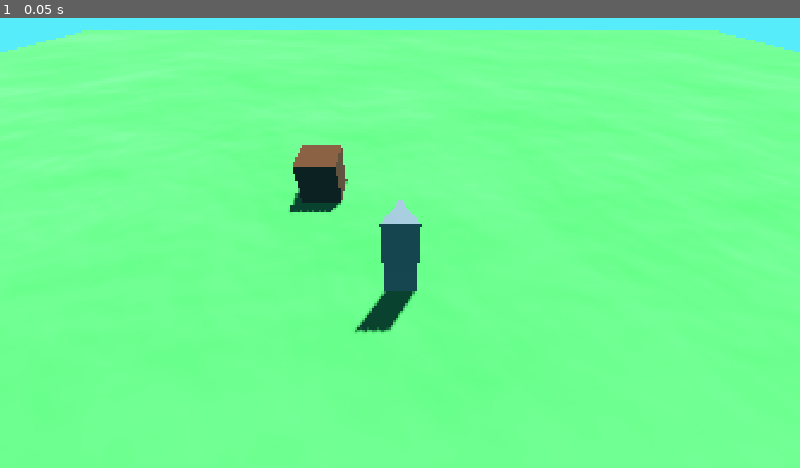
Above: before the commit, frame 1.
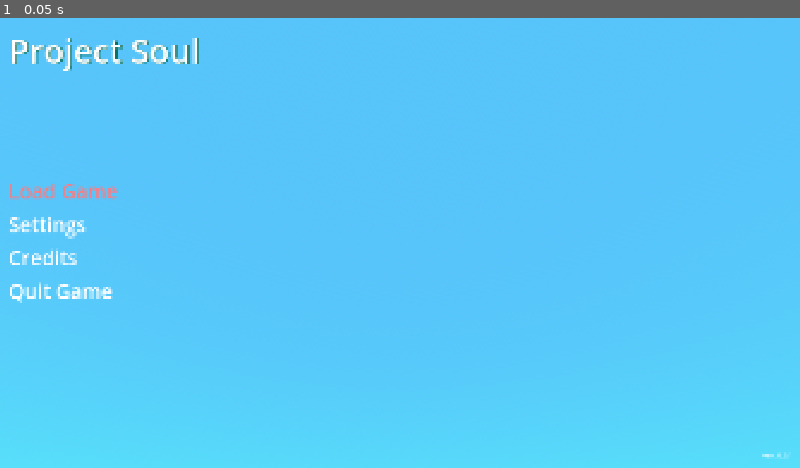
Above: after the commit, the same moment.

Repository: MaxFunk/DemoGodotTurnBasedRPG
Game: Godot game, scene res://System/Scenes/main_scene.tscn
The game is run twice, just before and just after one commit, with the same random seed, the same clock (stepped at 60 frames per second) and the same inputs.
Inputs:
- Up to frame 1 (0.05 s): no input

The runs differ from the first frame. In frame 1, 100% of the frame differs, in the area x 0-100%, y 0-100%.

Commit message:
TitelScreen and Savefiles and Models

Diff:
--- a/GameObjects/General/model_3d.gd
+++ b/GameObjects/General/model_3d.gd
@@ -1,2 +1,46 @@
 class_name Model3D
 extends Node3D
+
+var anim_player: AnimationPlayer;
+#var is_in_battle: bool = false;
+
+var current_anim: StringName;
+var current_speed: float = 1.0;
+
+
+func _ready() -> void:
+	for child in get_children(true):
+		if child is AnimationPlayer:
+			anim_player = child as AnimationPlayer;
+			anim_player.playback_default_blend_time = 0.2; #TODO
+			anim_player.animation_finished.connect(on_anim_finished);
+	return
+
+
+func play_animation(anim_name: String, with_capture: bool = false, speed_scale: float = 1.0) -> bool:
+	if anim_player == null:
+		return false
+
+	if anim_name == current_anim:
+		if is_equal_approx(current_speed, speed_scale):
+			return true
+		else:
+			anim_player.play(anim_name, -1.0, speed_scale);
+			return true
+	#current_animation_position
+
+	if anim_player.has_animation(anim_name):
+		current_anim = anim_name;
+		current_speed = speed_scale;
+
+		if with_capture:
+			anim_player.play_with_capture(anim_name, -1.0, -1.0, speed_scale);
+		else:
+			anim_player.play(anim_name, -1.0, speed_scale);
+		return true
+	return false
+
+
+func on_anim_finished(_anim_name: StringName) -> void:
+	play_animation("Idle", true);
+	return
--- /dev/null
+++ b/GameObjects/NPCs/npc_generic.gd
@@ -0,0 +1,13 @@
+extends StaticBody3D
+
+@onready var model_3d := $ModelNPC as Model3D;
+
+
+func _ready() -> void:
+	model_3d.play_animation("IdleStanding");
+	return
+
+
+func _on_interaction_component_interaction() -> void:
+	print("TODO: TEXTBOX");
+	return
--- /dev/null
+++ b/GameObjects/NPCs/npc_generic.tscn
@@ -0,0 +1,28 @@
+[gd_scene load_steps=5 format=3 uid="uid://c0vqb1ed8wih7"]
+
+[ext_resource type="PackedScene" uid="uid://dd8q5fg3b203r" path="res://Resources/Models/NPCs/char_base.glb" id="1_iw348"]
+[ext_resource type="Script" uid="uid://dh7eeod6cqxwn" path="res://GameObjects/NPCs/npc_generic.gd" id="1_j16xx"]
+[ext_resource type="PackedScene" uid="uid://ckxw05aoy0304" path="res://GameObjects/Interactables/interaction_component.tscn" id="3_jl5x1"]
+
+[sub_resource type="CylinderShape3D" id="CylinderShape3D_j16xx"]
+
+[node name="NPCGeneric" type="StaticBody3D"]
+collision_layer = 512
+collision_mask = 775
+script = ExtResource("1_j16xx")
+
+[node name="ModelNPC" parent="." instance=ExtResource("1_iw348")]
+
+[node name="CollisionShape3D" type="CollisionShape3D" parent="."]
+transform = Transform3D(1, 0, 0, 0, 1, 0, 0, 0, 1, 0, 1, 0)
+shape = SubResource("CylinderShape3D_j16xx")
+debug_fill = false
+
+[node name="InteractionComponent" parent="." instance=ExtResource("3_jl5x1")]
+
+[node name="CollisionShape3D" type="CollisionShape3D" parent="InteractionComponent"]
+transform = Transform3D(1, 0, 0, 0, 1, 0, 0, 0, 1, 0, 1, 0)
+shape = SubResource("CylinderShape3D_j16xx")
+debug_fill = false
+
+[connection signal="interaction" from="InteractionComponent" to="." method="_on_interaction_component_interaction"]
--- a/GameObjects/Player/player_character.gd
+++ b/GameObjects/Player/player_character.gd
@@ -6,8 +6,8 @@
 @onready var player_cam := $CameraPivot/SpringArm/PlayerCam as Camera3D;
 @onready var interact_cast := $RayCastInteract as RayCast3D;
 
-const move_speed: float = 250.0;
-const jump_strength: float = 400.0;
+const move_speed: float = 150.0;
+const jump_strength: float = 320.0;
 
 var model_3d: Model3D;
 
@@ -16,6 +16,7 @@
 
 
 func _ready() -> void:
+	load_hero_model(0);
 	set_process_input(true);
 	return
 
@@ -23,6 +24,10 @@
 func _input(event: InputEvent) -> void:
 	if event.is_action_pressed("Btn_Y") and event.is_pressed():
 		check_interaction();
+
+	if event.is_action_pressed("Btn_X"):
+		print("TODO: MENU");
+		SaveFileManager.save_to_file(0);
 	return
 
 
@@ -35,7 +40,7 @@
 	if Input.is_action_just_pressed("ZR"):
 		is_running = !is_running;
 
-	if Input.is_action_just_pressed("Btn_B") and !is_jumping:
+	if Input.is_action_just_pressed("Btn_B") and is_on_floor():
 		velocity.y += jump_strength * delta;
 		is_jumping = true;
 
@@ -45,7 +50,7 @@
 	spring_arm.rotation.x = clampf(spring_arm.rotation.x, -1.0472, 0.523599);
 
 	var move_input := Input.get_vector("L_Stick_Left", "L_Stick_Right", "L_Stick_Up", "L_Stick_Down");
-	var multiplier: float = (2.0 if is_running else 1.0) * (0.33 if is_jumping else 1.0);
+	var multiplier: float = (2.5 if is_running else 1.0) * (0.33 if is_jumping else 1.0);
 	var movement_dir := camera_pivot.transform.basis * Vector3(move_input.x, 0, move_input.y);
 	velocity.x = movement_dir.x * move_speed * delta * multiplier;
 	velocity.z = movement_dir.z * move_speed * delta * multiplier;
@@ -54,12 +59,20 @@
 		look_at(global_position + movement_dir);
 	move_and_slide();
 
+	if is_zero_approx(velocity.x) and is_zero_approx(velocity.z):
+		model_3d.play_animation("Idle", true);
+	else:
+		var input_speed: float = snappedf(move_input.length(), 0.01);
+		if is_running:
+			model_3d.play_animation("Run", true, 2.0 * input_speed);
+		else:
+			model_3d.play_animation("Walk", true, 1.7 * input_speed);
+
 	if is_on_floor():
 		is_jumping = false;
 
 	camera_pivot.global_position = global_position + Vector3.UP;
 	return
-
 
 
 func check_interaction() -> void:
@@ -71,3 +84,10 @@
 		if collider is InteractionComponent:
 			(collider as InteractionComponent).emit_interaction();
 	return
+
+
+func load_hero_model(model_id: int) -> void:
+	var packed_model: PackedScene = ResourceManager.get_hero_model(model_id);
+	model_3d = packed_model.instantiate() as Model3D;
+	add_child(model_3d);
+	return
--- a/GameObjects/Player/player_character.tscn
+++ b/GameObjects/Player/player_character.tscn
@@ -6,20 +6,14 @@
 radius = 0.3
 height = 1.7
 
-[sub_resource type="PrismMesh" id="PrismMesh_5461q"]
-size = Vector3(0.6, 0.6, 1.7)
-
 [node name="PlayerCharacter" type="CharacterBody3D"]
+collision_layer = 256
+collision_mask = 1799
 script = ExtResource("1_8w0pj")
 
 [node name="CollisionShape3D" type="CollisionShape3D" parent="."]
 transform = Transform3D(1, 0, 0, 0, 1, 0, 0, 0, 1, 0, 0.85, 0)
 shape = SubResource("CapsuleShape3D_8w0pj")
-
-[node name="TempDirDisplay" type="MeshInstance3D" parent="CollisionShape3D"]
-transform = Transform3D(1, 0, 0, 0, -4.37114e-08, 1, 0, -1, -4.37114e-08, 0, 0, 0)
-mesh = SubResource("PrismMesh_5461q")
-skeleton = NodePath("../..")
 
 [node name="CameraPivot" type="Marker3D" parent="."]
 transform = Transform3D(1, 0, 0, 0, 1, 0, 0, 0, 1, 0, 1, 0)
--- a/System/Manager/game_data.gd
+++ b/System/Manager/game_data.gd
@@ -1,3 +1,26 @@
 extends Node
 
 var main_scene: MainScene;
+var cur_savefile_slot: int = -1;
+var game_running: bool = false;
+
+var world_scene_id: int = -1;
+var money: int = 0;
+var date_id: int = 0;
+var playtime: float = 0.0;
+
+
+func _process(delta):
+	if game_running:
+		playtime += delta;
+	return
+
+
+func game_instance_reset() -> void:
+	game_running = false;
+	cur_savefile_slot = -1;
+
+	money = 0;
+	date_id = 0;
+	playtime = 0.0;
+	return
--- a/System/Manager/resource_manager.gd
+++ b/System/Manager/resource_manager.gd
@@ -1 +1,8 @@
 extends Node
+
+
+func get_hero_model(id: int) -> PackedScene:
+	match id:
+		0: return preload("res://Resources/Models/Heros/hero_M.glb");
+		1: return preload("res://Resources/Models/Heros/hero_A.glb");
+		_: return preload("res://Resources/Models/Heros/hero_E.glb");
--- a/System/Manager/save_file_manager.gd
+++ b/System/Manager/save_file_manager.gd
@@ -1 +1,129 @@
 extends Node
+
+const user_dir: StringName = "user://"
+const file_dir: StringName = "user://savefiles";
+const filepath: StringName = "user://savefiles/savefile_";
+const filetype: StringName = ".save";
+const managerfile: StringName = "user://savefiles/manager.save";
+
+var manager_dict: Dictionary;
+
+
+func _ready() -> void:
+	var file := FileAccess.open(managerfile, FileAccess.READ);
+	if file == null:
+		create_manager_file();
+		file = FileAccess.open(managerfile, FileAccess.READ);
+	read_manager_file();
+	file.close();
+	return
+
+
+func create_manager_file() -> void:
+	# "{LocationID},{DateID},{PlaytimeInSeconds}"
+	var save_dict: Dictionary[String, Variant] = {
+		"slot_0": "999,0,10",
+		"slot_1": "",
+		"slot_2": "",
+		"slot_3": "",
+		"slot_4": "",
+		"slot_5": "",
+		"slot_6": "",
+		"slot_7": "",
+	};
+
+	var dir := DirAccess.open(user_dir);
+	dir.make_dir(file_dir);
+	var file = FileAccess.open(managerfile, FileAccess.WRITE);
+
+	var data = JSON.stringify(save_dict, "\t", false);
+	file.store_string(data);
+	file.close();
+	return
+
+
+func read_manager_file() -> void:
+	var file := FileAccess.open(managerfile, FileAccess.READ);
+	var content = file.get_as_text();
+	file.close();
+
+	var json: JSON = JSON.new();
+	var error = json.parse(content);
+	assert(error == OK, str("JSON Parse Error: ", json.get_error_message(), " in Line ", json.get_error_line()));
+
+	manager_dict = json.data as Dictionary;
+	return
+
+
+func store_manager_file() -> void:
+	var file = FileAccess.open(managerfile, FileAccess.WRITE);
+	var data = JSON.stringify(manager_dict, "\t", false);
+	file.store_string(data);
+	file.close();
+	return
+
+
+func save_to_file(slot: int) -> void:
+	assert(slot >= 0 and slot < 8, "error: invalid save slot index when saving");
+
+	var save_dict: Dictionary[String, Variant] = {
+		"worldscene_id": GameData.world_scene_id,
+		"playtime": int(min(GameData.playtime, 3599999.0)),
+		"date": GameData.date_id,
+		"money": GameData.money,
+	};
+
+	var save_data = JSON.stringify(save_dict, "\t", false);
+	var file_path: String = filepath + str(slot + 1) + filetype;
+	var file := FileAccess.open(file_path, FileAccess.WRITE);
+	file.store_string(save_data);
+	file.close();
+
+	manager_dict[str("slot_", slot)] = str(GameData.world_scene_id, ",", GameData.date_id, ",", int(min(GameData.playtime, 3599999.0)));
+	store_manager_file();
+	GameData.cur_savefile_slot = slot;
+	return
+
+
+func load_from_file(slot: int) -> void:
+	assert(slot >= 0 and slot < 8, "error: invalid save slot index when loading");
+
+	var file_path: String = filepath + str(slot + 1) + filetype;
+	var file := FileAccess.open(file_path, FileAccess.READ);
+	var content = file.get_as_text();
+	file.close();
+
+	var json: JSON = JSON.new();
+	var error = json.parse(content);
+	assert(error == OK, str("JSON Parse Error: ", json.get_error_message(), " in Line ", json.get_error_line()));
+
+	var data: Variant = json.data;
+	GameData.playtime = float(data["playtime"]);
+	GameData.date_id = data["date"];
+	GameData.money = data["money"];
+
+	GameData.cur_savefile_slot = slot;
+	GameData.game_running = true;
+
+	GameData.main_scene.load_world(data["worldscene_id"]);
+	return
+
+
+func file_exists(slot: int) -> bool:
+	var path: String = filepath + str(slot + 1) + filetype;
+	return FileAccess.file_exists(path)
+
+
+func delete_file(slot: int) -> void:
+	var filename: String = str("savefile_", slot + 1, filetype);
+	var dir: DirAccess = DirAccess.open(file_dir);
+	if dir:
+		if dir.file_exists(filename):
+			dir.remove(filename);
+			print("Savefile ", str(slot + 1), " deleted!");
+	return
+
+
+func create_new_game(_slot: int) -> void:
+	print("TODO: create new game");
+	return
--- a/System/Scenes/main_scene.gd
+++ b/System/Scenes/main_scene.gd
@@ -10,7 +10,7 @@
 
 func _ready() -> void:
 	GameData.main_scene = self;
-	load_world(999);
+	load_world(1);
 	return
 
 
@@ -32,6 +32,7 @@
 
 	loading_path = get_scene_path(id);
 	ResourceLoader.load_threaded_request(loading_path);
+	GameData.world_scene_id = id;
 	is_world_loading = true;
 	return
 
--- /dev/null
+++ b/UserInterfaces/Custom/label_button.gd
@@ -0,0 +1,23 @@
+class_name LabelButton
+extends Label
+
+@export var base_color := Color(1, 1, 1);
+@export var hovered_color := Color(0.98, 0.486, 0.514);
+
+signal btn_pressed();
+
+var btn_hovered: bool = false;
+
+
+func toggle_hovered() -> void:
+	btn_hovered = !btn_hovered;
+	if btn_hovered:
+		self_modulate = hovered_color;
+	else:
+		self_modulate = base_color;
+	return
+
+
+func press_button() -> void:
+	btn_pressed.emit();
+	return
--- /dev/null
+++ b/UserInterfaces/Custom/save_file_display.gd
@@ -0,0 +1 @@
+extends Control
--- /dev/null
+++ b/UserInterfaces/Custom/save_file_display.tscn
@@ -0,0 +1,73 @@
+[gd_scene load_steps=2 format=3 uid="uid://b3abpp7a2ulcj"]
+
+[ext_resource type="Script" uid="uid://cbva8qa5ctx6w" path="res://UserInterfaces/Custom/save_file_display.gd" id="1_c63gr"]
+
+[node name="SaveFileDisplay" type="Control"]
+layout_mode = 3
+anchors_preset = 0
+offset_right = 1200.0
+offset_bottom = 100.0
+script = ExtResource("1_c63gr")
+
+[node name="Panel" type="Panel" parent="."]
+layout_mode = 1
+anchors_preset = 15
+anchor_right = 1.0
+anchor_bottom = 1.0
+grow_horizontal = 2
+grow_vertical = 2
+
+[node name="LabelSlot" type="Label" parent="."]
+layout_mode = 0
+offset_left = 20.0
+offset_right = 180.0
+offset_bottom = 100.0
+theme_override_font_sizes/font_size = 48
+text = "File 0"
+vertical_alignment = 1
+clip_text = true
+
+[node name="LabelNewGame" type="Label" parent="."]
+visible = false
+layout_mode = 0
+offset_left = 200.0
+offset_right = 700.0
+offset_bottom = 100.0
+theme_override_font_sizes/font_size = 48
+text = "New Game"
+vertical_alignment = 1
+clip_text = true
+
+[node name="FileExists" type="Control" parent="."]
+anchors_preset = 0
+offset_right = 40.0
+offset_bottom = 40.0
+
+[node name="LabelLocation" type="Label" parent="FileExists"]
+offset_left = 200.0
+offset_right = 700.0
+offset_bottom = 100.0
+theme_override_font_sizes/font_size = 48
+text = "Location"
+vertical_alignment = 1
+clip_text = true
+
+[node name="LabelDate" type="Label" parent="FileExists"]
+offset_left = 720.0
+offset_right = 880.0
+offset_bottom = 100.0
+theme_override_font_sizes/font_size = 48
+text = "03/15"
+horizontal_alignment = 1
+vertical_alignment = 1
+clip_text = true
+
+[node name="LabelPlaytime" type="Label" parent="FileExists"]
+offset_left = 900.0
+offset_right = 1180.0
+offset_bottom = 100.0
+theme_override_font_sizes/font_size = 48
+text = "000:00:00"
+horizontal_alignment = 2
+vertical_alignment = 1
+clip_text = true
--- /dev/null
+++ b/UserInterfaces/General/titel_screen_ui.gd
@@ -0,0 +1,96 @@
+extends Control
+
+@onready var screen_main := $ScreenMain as Control;
+@onready var lblbtn_load := $ScreenMain/LabelButtonLoad as LabelButton;
+@onready var lblbtn_settings := $ScreenMain/LabelButtonSettings as LabelButton;
+@onready var lblbtn_credits := $ScreenMain/LabelButtonCredits as LabelButton;
+@onready var lblbtn_quit := $ScreenMain/LabelButtonQuit as LabelButton;
+@onready var main_btns: Array[LabelButton] = [lblbtn_load, lblbtn_settings, lblbtn_credits, lblbtn_quit];
+
+@onready var screen_load := $ScreenLoad as Control;
+
+enum SCREENSTATE {MAIN, LOAD, SETTINGS, CREDITS}
+
+var screen_state := SCREENSTATE.MAIN;
+var main_index: int = 0;
+
+
+func _ready() -> void:
+	main_btns[main_index].toggle_hovered();
+	return
+
+
+func _input(event: InputEvent) -> void:
+	if event.is_action_pressed("D_Pad_Down"):
+		direction_down_event();
+		return
+
+	if event.is_action_pressed("D_Pad_Up"):
+		direction_up_event();
+		return
+
+	if event.is_action_pressed("Btn_Y") or event.is_action_pressed("Btn_A"):
+		confirm_event();
+		return
+
+	if event.is_action_pressed("Btn_B"):
+		cancel_event();
+	return
+
+
+func direction_down_event() -> void:
+	match screen_state:
+		SCREENSTATE.MAIN:
+			main_btns[main_index].toggle_hovered();
+			main_index = mini(main_index + 1, 3);
+			main_btns[main_index].toggle_hovered();
+	return
+
+
+func direction_up_event() -> void:
+	match screen_state:
+		SCREENSTATE.MAIN:
+			main_btns[main_index].toggle_hovered();
+			main_index = maxi(main_index - 1, 0);
+			main_btns[main_index].toggle_hovered();
+	return
+
+
+func confirm_event() -> void:
+	match screen_state:
+		SCREENSTATE.MAIN:
+			match main_index:
+				0: update_screen(SCREENSTATE.LOAD);
+				1: update_screen(SCREENSTATE.SETTINGS);
+				2: update_screen(SCREENSTATE.CREDITS);
+				3: get_tree().quit();
+		SCREENSTATE.LOAD:
+			SaveFileManager.load_from_file(0);
+		_:
+			print("TODO")
+	return
+
+
+func cancel_event() -> void:
+	match screen_state:
+		SCREENSTATE.LOAD, SCREENSTATE.SETTINGS, SCREENSTATE.CREDITS:
+			update_screen(SCREENSTATE.MAIN);
+	return
+
+
+func update_screen(new_state: SCREENSTATE) -> void:
+	match new_state:
+		SCREENSTATE.MAIN:
+			screen_main.visible = true;
+			screen_load.visible = false;
+		SCREENSTATE.LOAD:
+			screen_main.visible = false;
+			screen_load.visible = true;
+		SCREENSTATE.SETTINGS:
+			screen_main.visible = false;
+			screen_load.visible = false;
+		SCREENSTATE.CREDITS:
+			screen_main.visible = false;
+			screen_load.visible = false;
+	screen_state = new_state;
+	return
--- /dev/null
+++ b/UserInterfaces/General/titel_screen_ui.tscn
@@ -0,0 +1,150 @@
+[gd_scene load_steps=4 format=3 uid="uid://bsaf7616pehjy"]
+
+[ext_resource type="Script" uid="uid://c625iiss7d8sd" path="res://UserInterfaces/General/titel_screen_ui.gd" id="1_hjgmo"]
+[ext_resource type="Script" uid="uid://do4k2b0sjshwf" path="res://UserInterfaces/Custom/label_button.gd" id="2_c4qnt"]
+[ext_resource type="PackedScene" uid="uid://b3abpp7a2ulcj" path="res://UserInterfaces/Custom/save_file_display.tscn" id="3_cg10t"]
+
+[node name="TitelScreenUI" type="Control"]
+layout_mode = 3
+anchors_preset = 15
+anchor_right = 1.0
+anchor_bottom = 1.0
+grow_horizontal = 2
+grow_vertical = 2
+script = ExtResource("1_hjgmo")
+
+[node name="ScreenMain" type="Control" parent="."]
+layout_mode = 1
+anchors_preset = 15
+anchor_right = 1.0
+anchor_bottom = 1.0
+grow_horizontal = 2
+grow_vertical = 2
+
+[node name="LabelTitel" type="Label" parent="ScreenMain"]
+layout_mode = 0
+offset_left = 20.0
+offset_top = 20.0
+offset_right = 479.0
+offset_bottom = 130.0
+theme_override_colors/font_shadow_color = Color(0, 0.41, 0.321167, 1)
+theme_override_constants/shadow_offset_x = 3
+theme_override_constants/shadow_offset_y = 1
+theme_override_constants/shadow_outline_size = -3
+theme_override_font_sizes/font_size = 80
+text = "Project Soul"
+
+[node name="LabelVersion" type="Label" parent="ScreenMain"]
+layout_mode = 0
+offset_left = 1800.0
+offset_top = 1035.0
+offset_right = 1900.0
+offset_bottom = 1060.0
+text = "ver. 0.0.1"
+horizontal_alignment = 2
+clip_text = true
+
+[node name="LabelButtonLoad" type="Label" parent="ScreenMain"]
+layout_mode = 0
+offset_left = 20.0
+offset_top = 380.0
+offset_right = 420.0
+offset_bottom = 460.0
+theme_override_font_sizes/font_size = 48
+text = "Load Game"
+clip_text = true
+script = ExtResource("2_c4qnt")
+metadata/_custom_type_script = "uid://do4k2b0sjshwf"
+
+[node name="LabelButtonSettings" type="Label" parent="ScreenMain"]
+layout_mode = 0
+offset_left = 20.0
+offset_top = 460.0
+offset_right = 420.0
+offset_bottom = 540.0
+theme_override_font_sizes/font_size = 48
+text = "Settings"
+clip_text = true
+script = ExtResource("2_c4qnt")
+metadata/_custom_type_script = "uid://do4k2b0sjshwf"
+
+[node name="LabelButtonCredits" type="Label" parent="ScreenMain"]
+layout_mode = 0
+offset_left = 20.0
+offset_top = 540.0
+offset_right = 420.0
+offset_bottom = 620.0
+theme_override_font_sizes/font_size = 48
+text = "Credits"
+clip_text = true
+script = ExtResource("2_c4qnt")
+metadata/_custom_type_script = "uid://do4k2b0sjshwf"
+
+[node name="LabelButtonQuit" type="Label" parent="ScreenMain"]
+layout_mode = 0
+offset_left = 20.0
+offset_top = 620.0
+offset_right = 420.0
+offset_bottom = 700.0
+theme_override_font_sizes/font_size = 48
+text = "Quit Game"
+clip_text = true
+script = ExtResource("2_c4qnt")
+metadata/_custom_type_script = "uid://do4k2b0sjshwf"
+
+[node name="ScreenLoad" type="Control" parent="."]
+visible = false
+layout_mode = 1
+anchors_preset = 15
+anchor_right = 1.0
+anchor_bottom = 1.0
+grow_horizontal = 2
+grow_vertical = 2
+
+[node name="SaveFileDisplay1" parent="ScreenLoad" instance=ExtResource("3_cg10t")]
+offset_left = 360.0
+offset_top = 50.0
+offset_right = 1560.0
+offset_bottom = 150.0
+
+[node name="SaveFileDisplay2" parent="ScreenLoad" instance=ExtResource("3_cg10t")]
+offset_left = 360.0
+offset_top = 175.0
+offset_right = 1560.0
+offset_bottom = 275.0
+
+[node name="SaveFileDisplay3" parent="ScreenLoad" instance=ExtResource("3_cg10t")]
+offset_left = 360.0
+offset_top = 300.0
+offset_right = 1560.0
+offset_bottom = 400.0
+
+[node name="SaveFileDisplay4" parent="ScreenLoad" instance=ExtResource("3_cg10t")]
+offset_left = 360.0
+offset_top = 425.0
+offset_right = 1560.0
+offset_bottom = 525.0
+
+[node name="SaveFileDisplay5" parent="ScreenLoad" instance=ExtResource("3_cg10t")]
+offset_left = 360.0
+offset_top = 550.0
+offset_right = 1560.0
+offset_bottom = 650.0
+
+[node name="SaveFileDisplay6" parent="ScreenLoad" instance=ExtResource("3_cg10t")]
+offset_left = 360.0
+offset_top = 675.0
+offset_right = 1560.0
+offset_bottom = 775.0
+
+[node name="SaveFileDisplay7" parent="ScreenLoad" instance=ExtResource("3_cg10t")]
+offset_left = 360.0
+offset_top = 800.0
+offset_right = 1560.0
+offset_bottom = 900.0
+
+[node name="SaveFileDisplay8" parent="ScreenLoad" instance=ExtResource("3_cg10t")]
+offset_left = 360.0
+offset_top = 925.0
+offset_right = 1560.0
+offset_bottom = 1025.0
--- a/Worlds/world_scene_debug.tscn
+++ b/Worlds/world_scene_debug.tscn
@@ -1,10 +1,11 @@
-[gd_scene load_steps=8 format=3 uid="uid://lxjhkb3kmld1"]
+[gd_scene load_steps=9 format=3 uid="uid://lxjhkb3kmld1"]
 
 [ext_resource type="Script" uid="uid://c7ts8ujxoerht" path="res://Worlds/world_scene.gd" id="1_7d5j5"]
 [ext_resource type="Environment" uid="uid://0jdwxffgebho" path="res://Resources/GodotSettings/Environments/environment_clear_sky.tres" id="2_0mjw5"]
 [ext_resource type="PackedScene" uid="uid://gjs551gpk86f" path="res://GameObjects/Player/player_character.tscn" id="3_patf1"]
 [ext_resource type="Material" uid="uid://8ybeovouewc1" path="res://Resources/GodotSettings/Materials/mat_grass.tres" id="4_3c4c8"]
 [ext_resource type="PackedScene" uid="uid://c7c07mkhv8qk8" path="res://GameObjects/Interactables/Debug/debug_block.tscn" id="5_3c4c8"]
+[ext_resource type="PackedScene" uid="uid://c0vqb1ed8wih7" path="res://GameObjects/NPCs/npc_generic.tscn" id="6_hx6yu"]
 
 [sub_resource type="BoxShape3D" id="BoxShape3D_hx6yu"]
 size = Vector3(50, 1, 50)
@@ -37,3 +38,6 @@
 
 [node name="DebugBlock" parent="." instance=ExtResource("5_3c4c8")]
 transform = Transform3D(1, 0, 0, 0, 1, 0, 0, 0, 1, -2, 0, -3)
+
+[node name="NPCGeneric" parent="." instance=ExtResource("6_hx6yu")]
+transform = Transform3D(1, 0, 0, 0, 1, 0, 0, 0, 1, 2, 0, -6)
--- a/Worlds/world_scene_title_screen.tscn
+++ b/Worlds/world_scene_title_screen.tscn
@@ -1,16 +1,21 @@
-[gd_scene load_steps=3 format=3 uid="uid://dk550ht0awug8"]
+[gd_scene load_steps=4 format=3 uid="uid://dk550ht0awug8"]
 
 [ext_resource type="Script" uid="uid://c7ts8ujxoerht" path="res://Worlds/world_scene.gd" id="1_24pvv"]
 [ext_resource type="Environment" uid="uid://0jdwxffgebho" path="res://Resources/GodotSettings/Environments/environment_clear_sky.tres" id="2_kxaeo"]
+[ext_resource type="PackedScene" uid="uid://bsaf7616pehjy" path="res://UserInterfaces/General/titel_screen_ui.tscn" id="3_yaobu"]
 
 [node name="WorldSceneTitleScreen" type="Node3D"]
 script = ExtResource("1_24pvv")
 metadata/_custom_type_script = "uid://c7ts8ujxoerht"
 
 [node name="DirectionalLight3D" type="DirectionalLight3D" parent="."]
-transform = Transform3D(-0.866023, -0.433016, 0.250001, 0, 0.499998, 0.866027, -0.500003, 0.749999, -0.43301, 0, 0, 0)
-visible = false
+transform = Transform3D(0.5, -0.75, 0.433013, 0, 0.5, 0.866026, -0.866025, -0.433013, 0.25, 0, 0, 0)
 shadow_enabled = true
 
 [node name="WorldEnvironment" type="WorldEnvironment" parent="."]
 environment = ExtResource("2_kxaeo")
+
+[node name="Camera3D" type="Camera3D" parent="."]
+transform = Transform3D(1, 0, 0, 0, 0.707107, -0.707107, 0, 0.707107, 0.707107, 0, 0, 0)
+
+[node name="TitelScreenUI" parent="." instance=ExtResource("3_yaobu")]
--- a/project.godot
+++ b/project.godot
@@ -40,6 +40,17 @@
 [editor_plugins]
 
 enabled=PackedStringArray("res://addons/csv-data-importer/plugin.cfg")
+
+[file_customization]
+
+folder_colors={
+"res://Addons/": "gray",
+"res://GameObjects/": "red",
+"res://Resources/": "yellow",
+"res://System/": "green",
+"res://UserInterfaces/": "blue",
+"res://Worlds/": "pink"
+}
 
 [input]
 
Not shown, added: GameObjects/NPCs/npc_generic.gd.uid
Not shown: 1 places in GameObjects/Player/player_character.tscn that only renumber resources
Binary file added: Resources/Models/Heros/hero_A.glb
Not shown, added: Resources/Models/Heros/hero_A.glb.import
Binary file added: Resources/Models/Heros/hero_E.glb
Not shown, added: Resources/Models/Heros/hero_E.glb.import
Binary file added: Resources/Models/Heros/hero_M.glb
Not shown, added: Resources/Models/Heros/hero_M.glb.import
Binary file added: Resources/Models/NPCs/char_base.glb
Not shown, added: Resources/Models/NPCs/char_base.glb.import
Not shown, added: UserInterfaces/Custom/label_button.gd.uid
Not shown, added: UserInterfaces/Custom/save_file_display.gd.uid
(and 1 more such lines)
